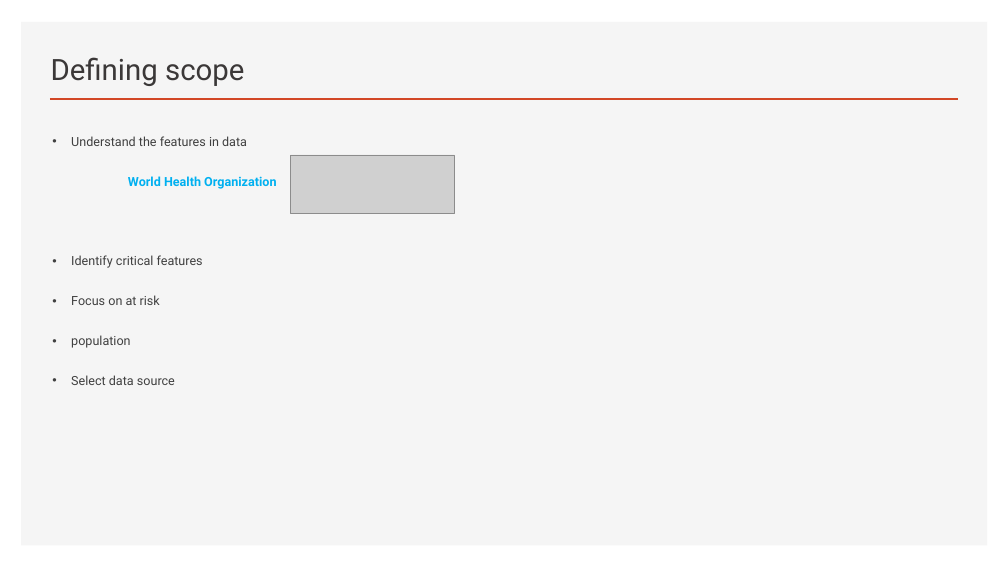
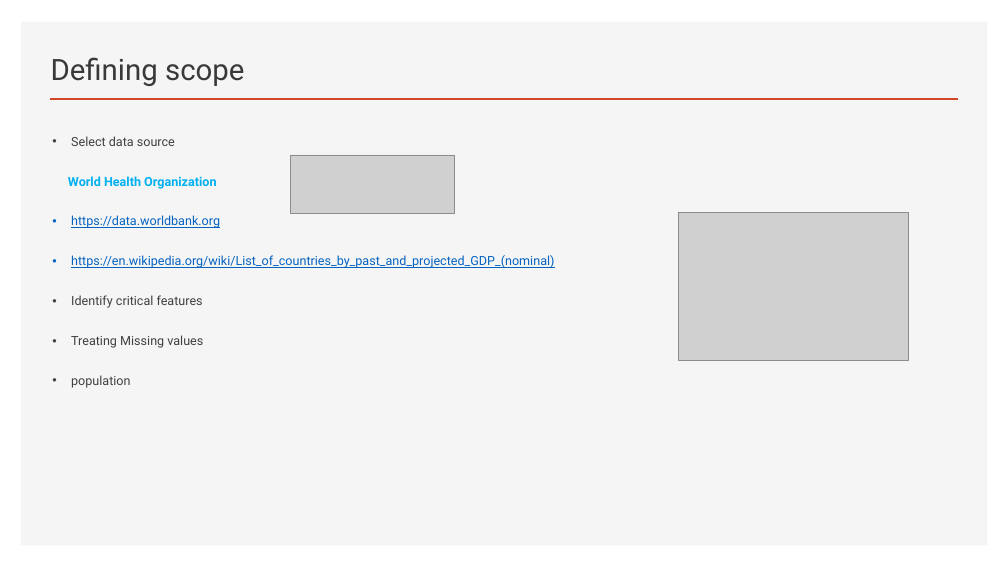
Before and after one commit to rsbtoronto/UofTTeamJTermProject, a slide deck: slide 2 of Welcome to Team J Project.pptx (slide 3 before the commit). Drawn at 1008x567 pixels with LibreOffice and Linux fonts; fonts in the diff are those of the drawing; grey boxes stand for pictures. Boxes give left, top, right and bottom in pixels: in the first picture for what was removed or moved away, otherwise in the second. Text is boxed around its words. In the diff, an @@ line names an element or a change of style, - is before the commit and + after.

Commit message:
update v2

```diff
--- a/Welcome to Team J Project.pptx
+++ b/Welcome to Team J Project.pptx
@@ text at (71,136,175,146): text changed @@
-• Understand the features in data
+• Select data source
@@ text at (71,215,554,268): paragraphs added @@
+• https://data.worldbank.org
+• https://en.wikipedia.org/wiki/List_of_countries_by_past_and_projected_GDP_(nominal)
@@ picture added at (678,212,908,361) @@
@@ text at (71,335,203,348): text changed @@
-• Focus on at risk
+• Treating Missing values
@@ text at (71,375,175,385): paragraph removed @@
-• Select data source
```
Also in this commit, not shown: 2 other slides changed, 1 slide removed.
